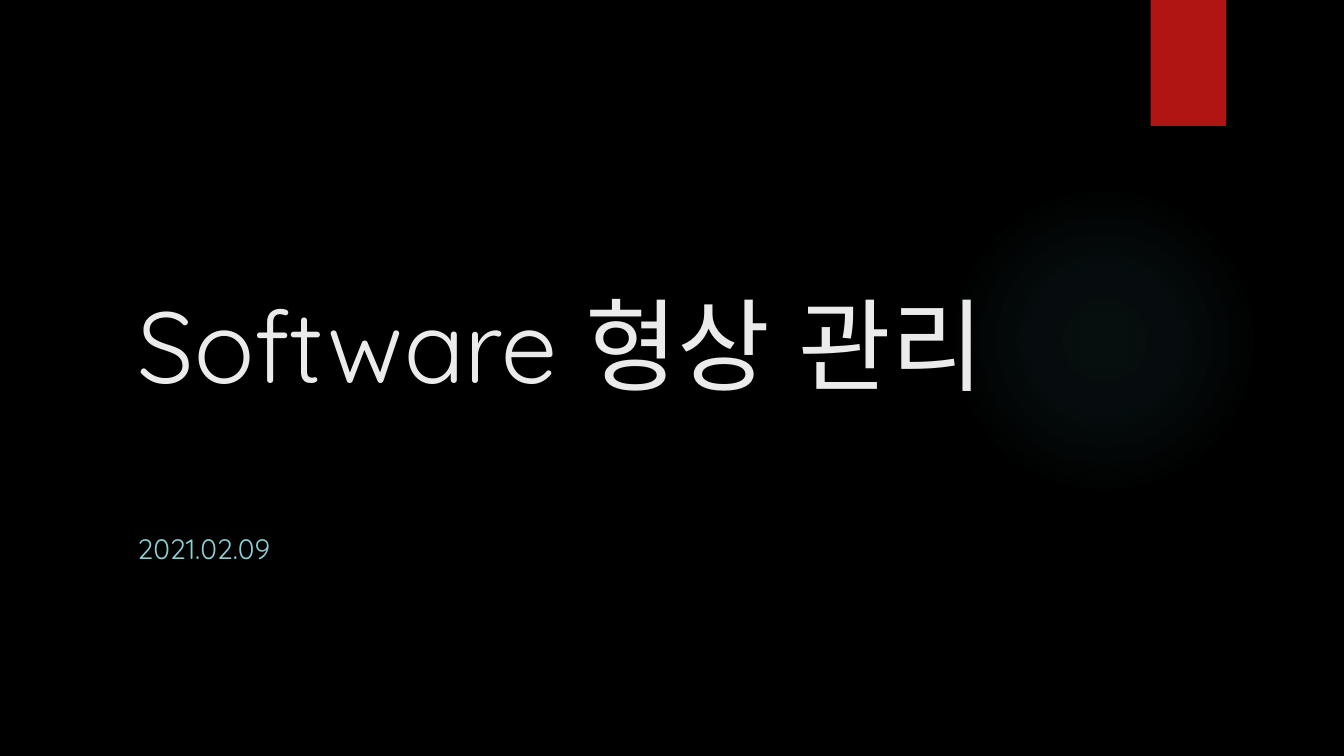
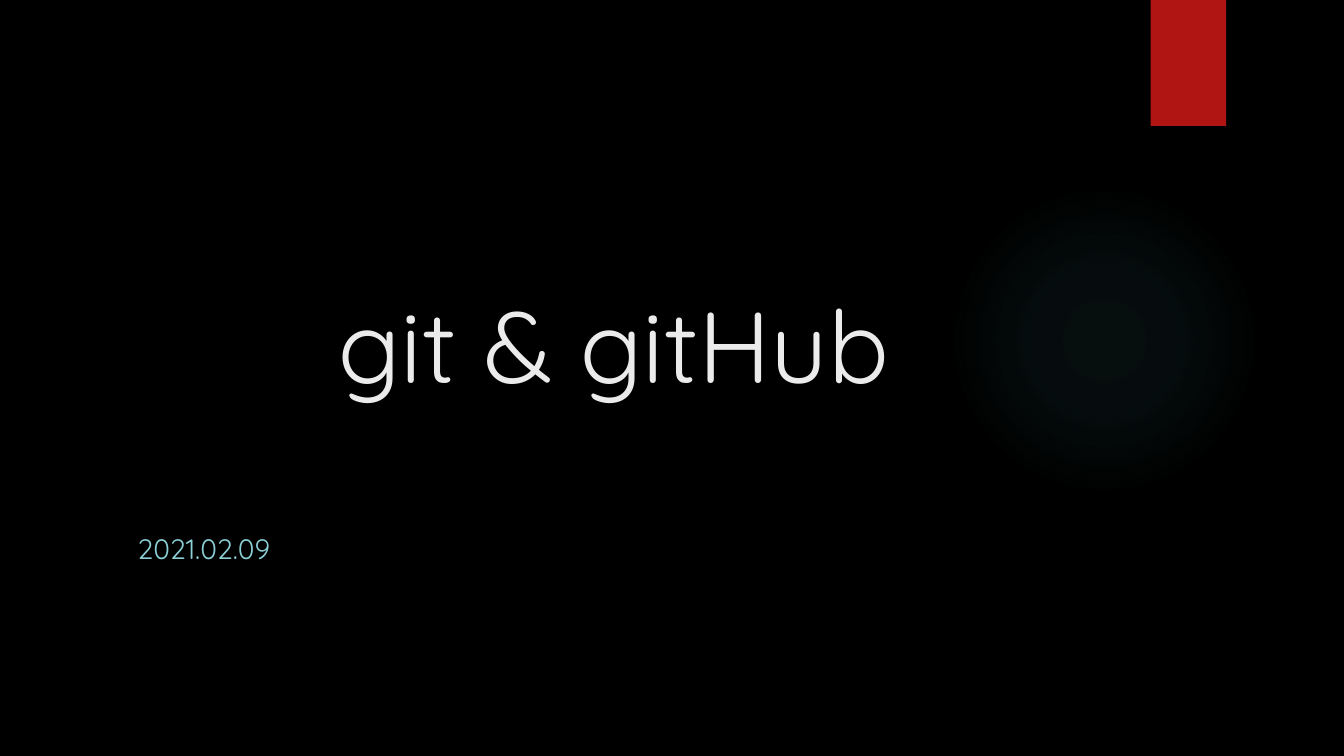
Before and after one commit to iredseal/Learning, a slide deck: slide 1 of Tools/git/SW 형상 관리.pptx. Drawn at 1344x756 pixels with LibreOffice and Linux fonts; fonts in the diff are those of the drawing; background and template pictures are left out. Boxes give left, top, right and bottom in pixels: in the first picture for what was removed or moved away, otherwise in the second. Text is boxed around its words. In the diff, an @@ line names an element or a change of style, - is before the commit and + after.

```diff
--- a/Tools/git/SW 형상 관리.pptx
+++ b/Tools/git/SW 형상 관리.pptx
@@ title at bbox=[338, 308, 889, 403]: text changed @@
-Software 형상 관리
+git & gitHub
```
Also in this commit, not shown: 25 other slides changed, 1 other file.
